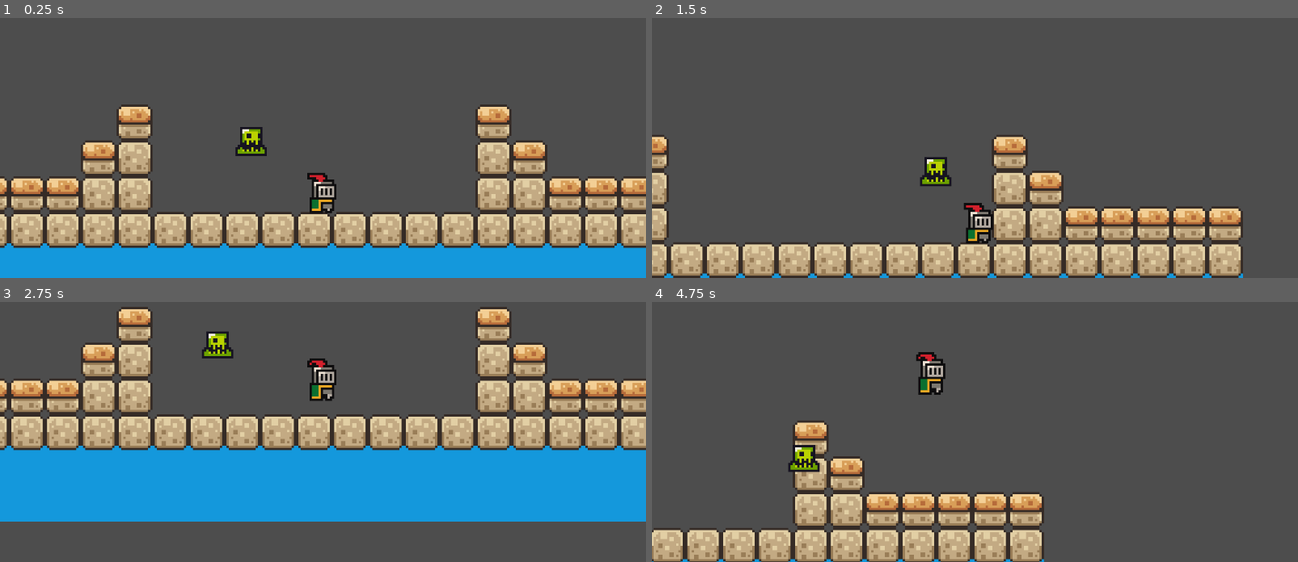
Above: before the commit, frames 1-4 (two rows, left to right).
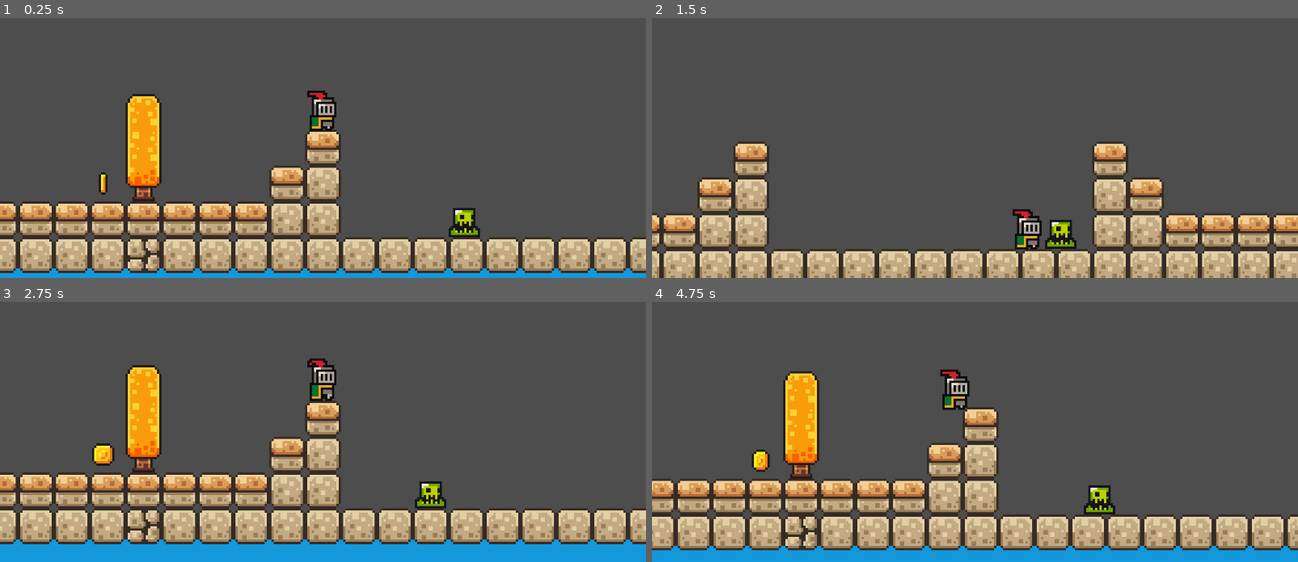
Above: after the commit, the same moments.

Repository: Davichobits/Godot-first-game
Game: Godot game, scene res://scenes/game.tscn
Two runs of this game, one before a commit and one after it. Both use one fixed random seed, a clock stepped at 60 frames per second and the inputs below.
Inputs:
- Up to frame 1 (0.25 s): no input
- Up to frame 2 (1.5 s): tap Enter (ui_accept) at 0.5, 0.77 s; hold Right (ui_right) from 0.53 s (still down)
- Up to frame 3 (2.75 s): tap Enter (ui_accept) at 1.52 s; release Right (ui_right) at 2.03 s; hold Left (ui_left) from 2.03 s (still down)
- Up to frame 4 (4.75 s): release Left (ui_left) at 2.78 s; hold Right (ui_right) 2.78-4.28 s; tap Enter (ui_accept) at 3.02, 3.77, 4.52 s; hold Left (ui_left) from 4.28 s (still down)

The runs differ from the first frame. In frame 1, 37% of the frame differs, in the area x 0-100%, y 27-99%; in frame 2, 26%; in frame 3, 68%, in the area x 0-100%, y 1-100%; in frame 4, 31%.

Commit message:
Dying animation

Diff:
--- a/scenes/game.tscn
+++ b/scenes/game.tscn
@@ -455,7 +455,8 @@
 layer_1/tile_data = PackedInt32Array(262139, 0, 0, 262140, 0, 0, 262141, 0, 1, 262142, 0, 1, 196605, 0, 0, 196606, 0, 0 …(1555 unchanged characters)…
 
 [node name="Player" parent="." instance=ExtResource("1_ct0mk")]
-position = Vector2(684, 58)
+z_index = 5
+position = Vector2(600, 16)
 
 [node name="Camera2D" type="Camera2D" parent="Player"]
 position = Vector2(0, -9)
@@ -497,5 +498,6 @@
 position = Vector2(96, 23)
 
 [node name="Slime2" parent="." instance=ExtResource("6_bi2xh")]
-position = Vector2(637, 27)
+light_mask = 2
+position = Vector2(648, 52)
 script = ExtResource("7_g56nh")
--- a/scenes/slime.tscn
+++ b/scenes/slime.tscn
@@ -57,8 +57,8 @@
 
 [node name="RayCastRight" type="RayCast2D" parent="."]
 position = Vector2(0, 5)
-target_position = Vector2(12, 0)
+target_position = Vector2(6, 0)
 
 [node name="RayCastLeft" type="RayCast2D" parent="."]
 position = Vector2(0, 5)
-target_position = Vector2(-12, 0)
+target_position = Vector2(-6, 0)
--- a/scripts/killzone.gd
+++ b/scripts/killzone.gd
@@ -4,9 +4,12 @@
 
 func _on_body_entered(body):
 	print('You died!')
+	Engine.time_scale = 0.5
+	body.get_node("CollisionShape2D").queue_free()
 	timer.start()
 
 
 
 func _on_timer_timeout():
+	Engine.time_scale = 1
 	get_tree().reload_current_scene() # Replace with function body.
--- a/scripts/slime.gd
+++ b/scripts/slime.gd
@@ -6,11 +6,14 @@
 
 @onready var ray_cast_right = $RayCastRight
 @onready var ray_cast_left = $RayCastLeft
+@onready var animated_sprite = $AnimatedSprite2D
 
 func _process(delta):
 	if ray_cast_right.is_colliding():
 		direction = -1
-	if ray_cast_right.is_colliding():
+		animated_sprite.flip_h = true
+	if ray_cast_left.is_colliding():
 		direction = 1
+		animated_sprite.flip_h = false
 
 	position.x += direction * SPEED * delta
